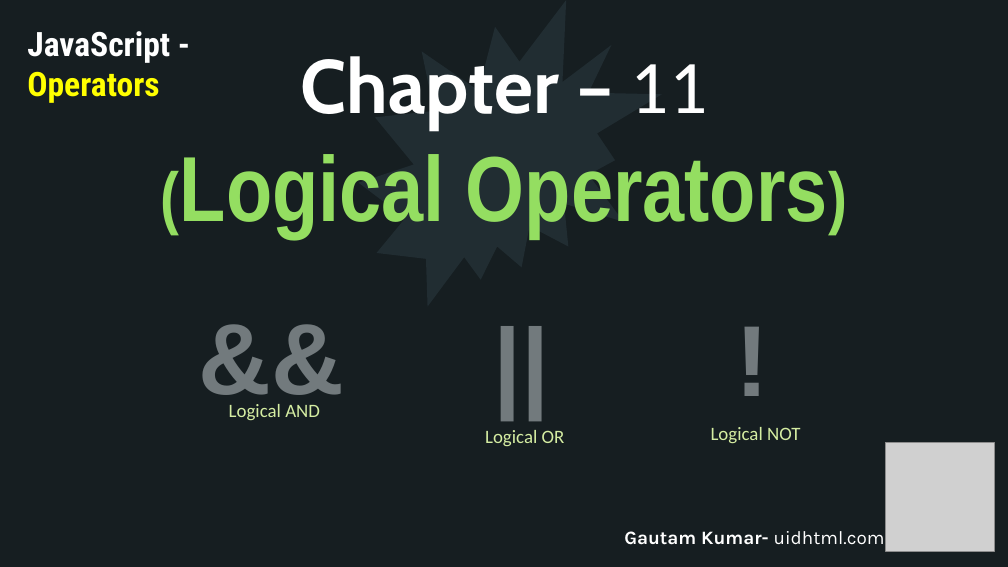
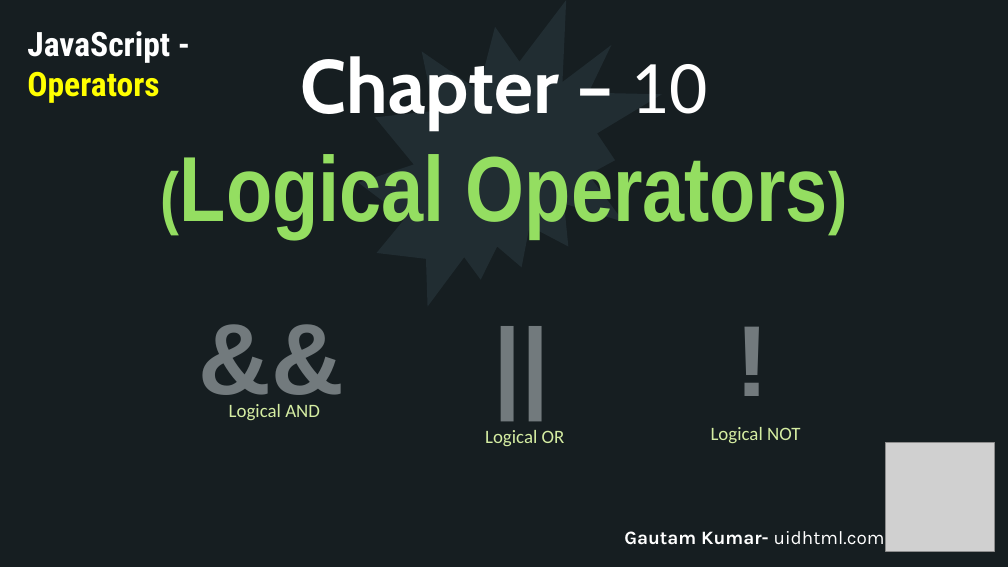
Before and after one commit to uidhtml/javascript-tutorials, a slide deck: slide 34 of Javascript Tutorials.pptx. Drawn at 1008x567 pixels with LibreOffice and Linux fonts; fonts in the diff are those of the drawing; grey boxes stand for pictures. Boxes give left, top, right and bottom in pixels: in the first picture for what was removed or moved away, otherwise in the second. Text is boxed around its words. In the diff, an @@ line names an element or a change of style, - is before the commit and + after.

Commit message:
Updated till 10th chapter

```diff
--- a/Javascript Tutorials.pptx
+++ b/Javascript Tutorials.pptx
@@ title at box(180, 56, 828, 237): text changed @@
-Chapter – 11
-(Logical Operators)
+Chapter – 10
+(Logical Operators)
```
Also in this commit, not shown: 3 other slides changed, 1 other file.
